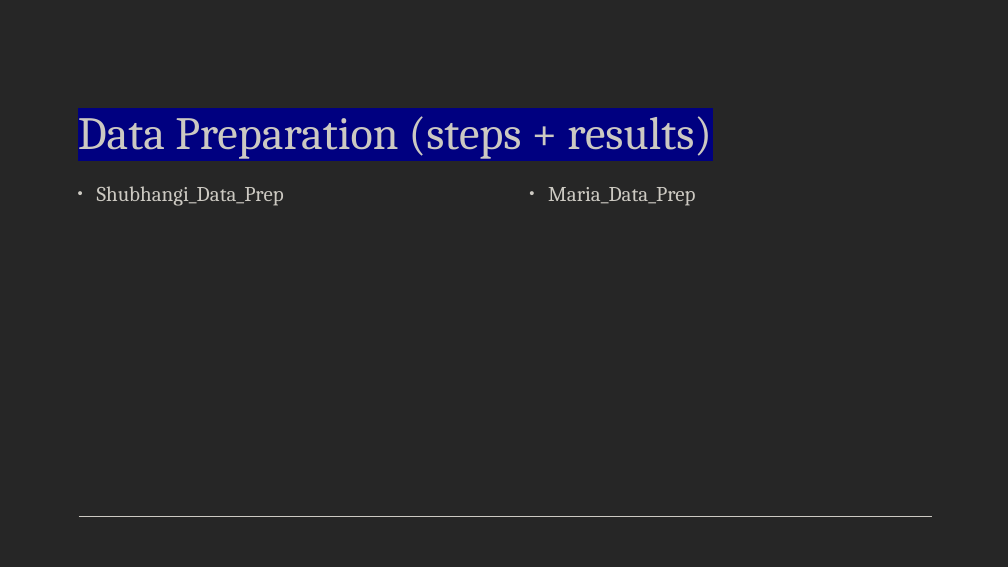
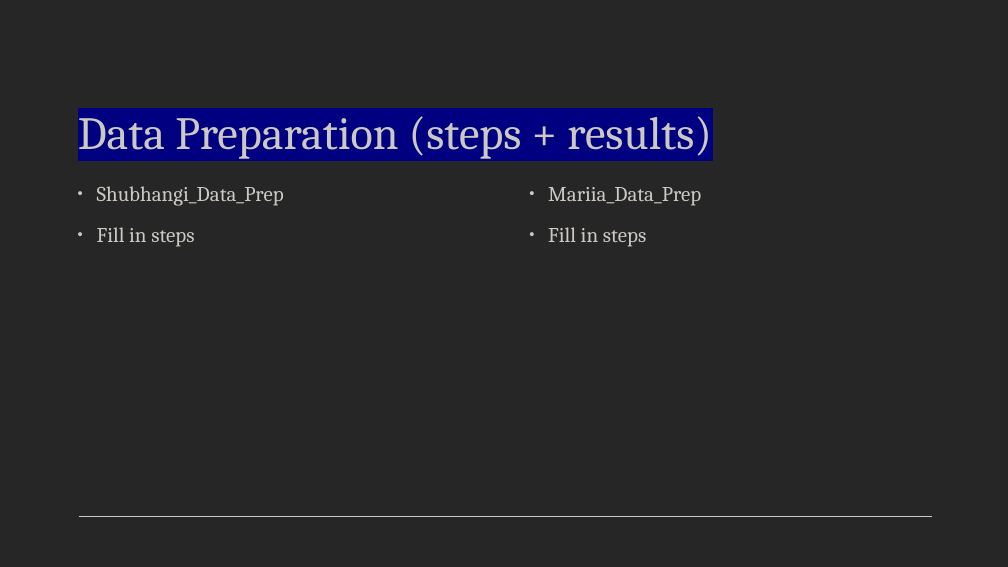
Before and after one commit to WiDS-Datathon-2025-UCLA-Team-2/UCLA_WiDS_Team-2, a slide deck: slide 4 of Final_Results/UCLA_WiDS_Team_2_Results.pptx. Drawn at 1008x567 pixels with LibreOffice and Linux fonts; fonts in the diff are those of the drawing. Boxes give left, top, right and bottom in pixels: in the first picture for what was removed or moved away, otherwise in the second. Text is boxed around its words. In the diff, an @@ line names an element or a change of style, - is before the commit and + after.

```diff
--- a/Final_Results/UCLA_WiDS_Team_2_Results.pptx
+++ b/Final_Results/UCLA_WiDS_Team_2_Results.pptx
@@ text at bbox=[548, 187, 701, 247]: text changed @@
-• Maria_Data_Prep
+• Mariia_Data_Prep
+• Fill in steps
@@ text at bbox=[97, 227, 194, 247]: paragraph added @@
+• Fill in steps
```
